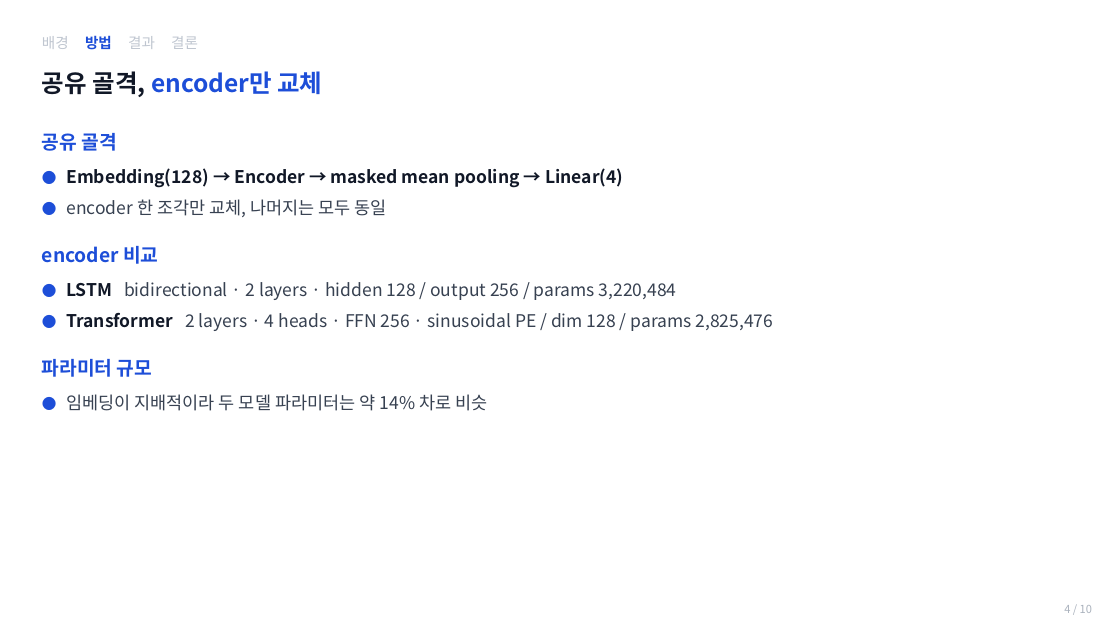
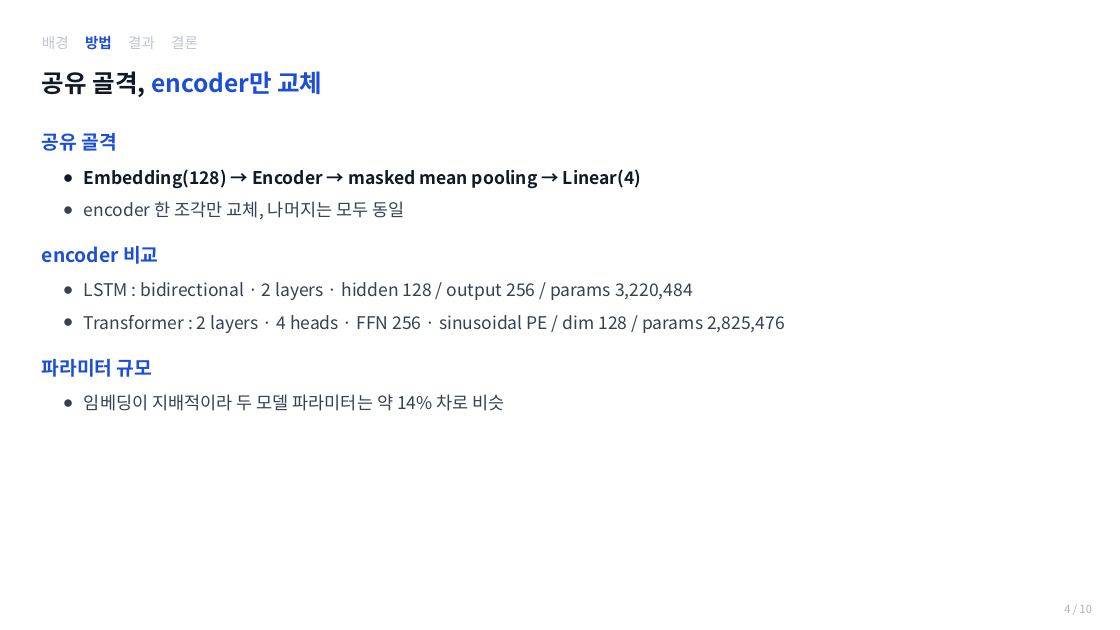
Before and after one commit to jihunz/deeplearning2, a slide deck: slide 4 of term-project-lstm-vs-transformer-agnews/deliverables/5_presentation_v2.pptx. Drawn at 1120x630 pixels with LibreOffice and Linux fonts; fonts in the diff are those of the drawing. Boxes give left, top, right and bottom in pixels: in the first picture for what was removed or moved away, otherwise in the second. Text is boxed around its words. In the diff, an @@ line names an element or a change of style, - is before the commit and + after.

```diff
--- a/term-project-lstm-vs-transformer-agnews/deliverables/5_presentation_v2.pptx
+++ b/term-project-lstm-vs-transformer-agnews/deliverables/5_presentation_v2.pptx
@@ text at (x1=84, y1=169, x2=641, y2=219): text changed @@
-  ● Embedding(128) → Encoder → masked mean pooling → Linear(4)
-  ● encoder 한 조각만 교체, 나머지는 모두 동일
+  ● Embedding(128) → Encoder → masked mean pooling → Linear(4)
+  ● encoder 한 조각만 교체, 나머지는 모두 동일
@@ text at (x1=42, y1=246, x2=158, y2=377): less space between paragraphs @@
@@ text at (x1=84, y1=282, x2=785, y2=333): text changed @@
-  ● LSTM bidirectional · 2 layers · hidden 128 / output 256 / params 3,220,484
-  ● Transformer 2 layers · 4 heads · FFN 256 · sinusoidal PE / dim 128 / params 2,825,476
+  ● LSTM : bidirectional · 2 layers · hidden 128 / output 256 / params 3,220,484
+  ● Transformer : 2 layers · 4 heads · FFN 256 · sinusoidal PE / dim 128 / params 2,825,476
@@ text at (x1=84, y1=394, x2=505, y2=411): text changed @@
-  ● 임베딩이 지배적이라 두 모델 파라미터는 약 14% 차로 비슷
+  ● 임베딩이 지배적이라 두 모델 파라미터는 약 14% 차로 비슷
```
Also in this commit, not shown: 8 other slides changed, 1 other file.
